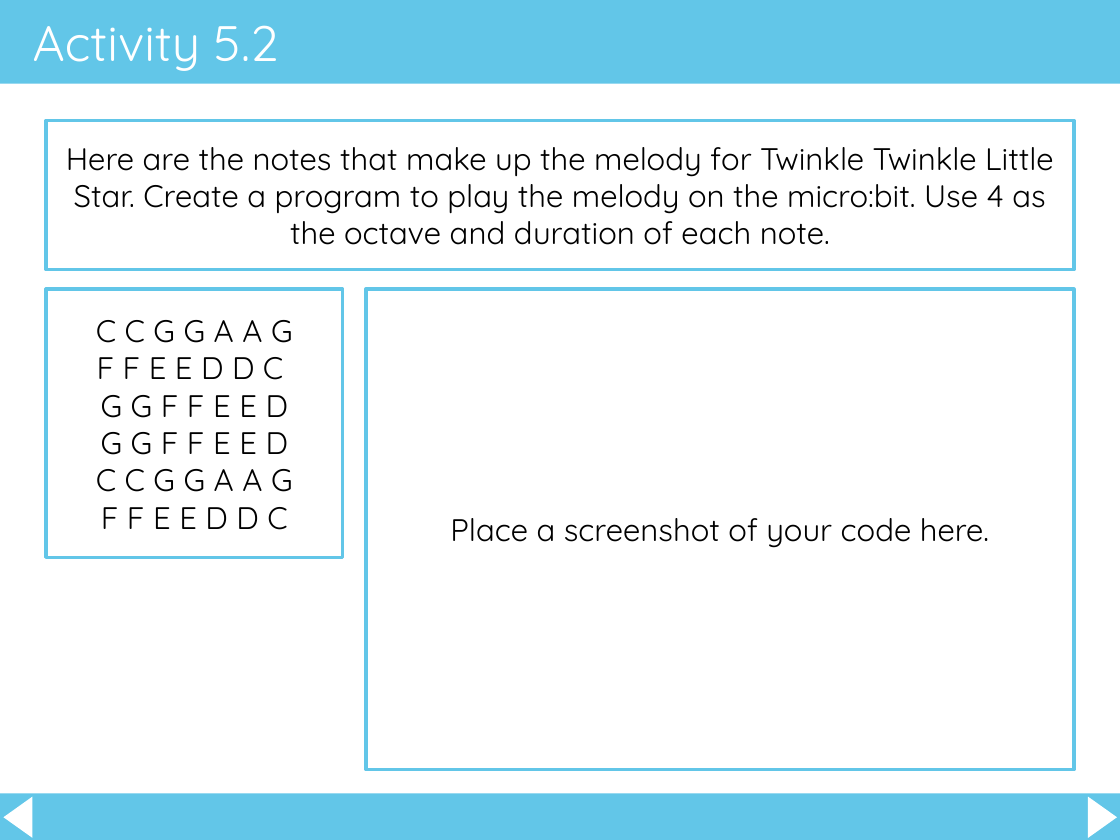
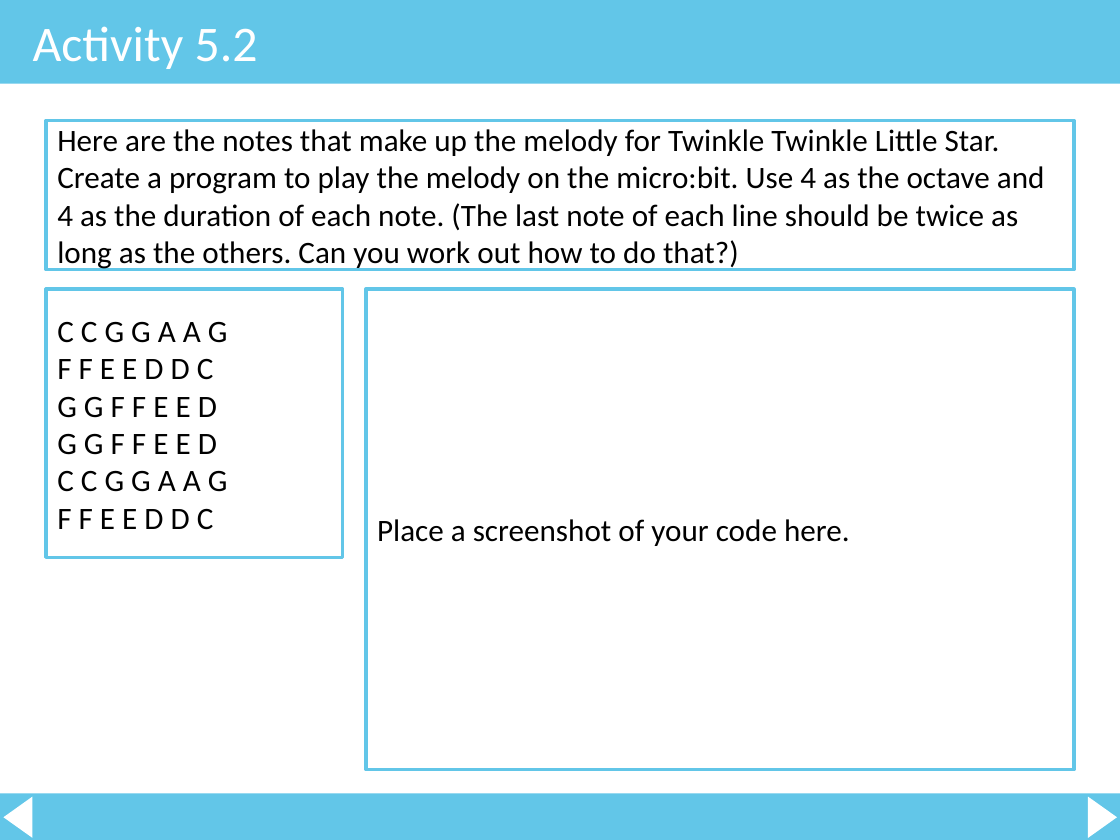
Before and after one commit to tmcdigitech/9a, a slide deck: slide 5 of static/files/microbit/05-Music.pptx (slide 6 before the commit). Drawn at 1120x840 pixels with LibreOffice and Linux fonts; fonts in the diff are those of the drawing. Boxes give left, top, right and bottom in pixels: in the first picture for what was removed or moved away, otherwise in the second. Text is boxed around its words. In the diff, an @@ line names an element or a change of style, - is before the commit and + after.

```diff
--- a/static/files/microbit/05-Music.pptx
+++ b/static/files/microbit/05-Music.pptx
@@ title "Activity 5.2" at box(33, 26, 258, 69): font Quicksand to Calibri @@
@@ text in rectangle at box(57, 129, 1045, 271): text changed; font Quicksand to Calibri @@
-Here are the notes that make up the melody for Twinkle Twinkle Little Star. Create a program to play the melody on the micro:bit. Use 4 as the octave and duration of each note.
+Here are the notes that make up the melody for Twinkle Twinkle Little Star. Create a program to play the melody on the micro:bit. Use 4 as the octave and 4 as the duration of each note. (The last note of each line should be twice as long as the others. Can you work out how to do that?)
@@ rectangle "C C G G A ..." at box(46, 289, 343, 558): font Quicksand to Calibri; alignment centre to left @@
@@ rectangle "Place a screenshot of your ..." at box(366, 289, 1074, 769): font Quicksand to Calibri; alignment centre to left @@
```
Also in this commit, not shown: 7 other slides changed, 1 slide removed, 6 other files.
